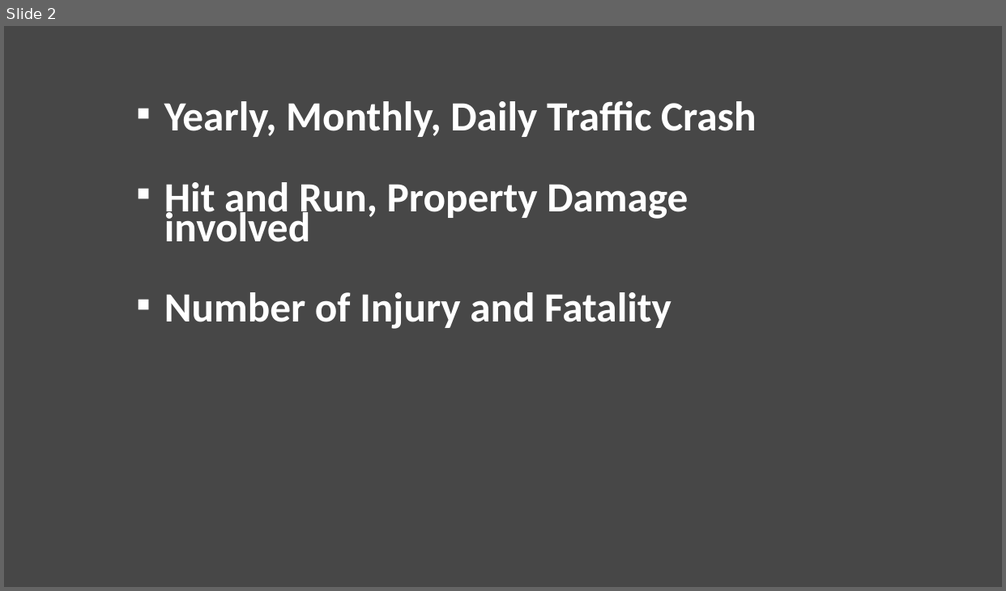
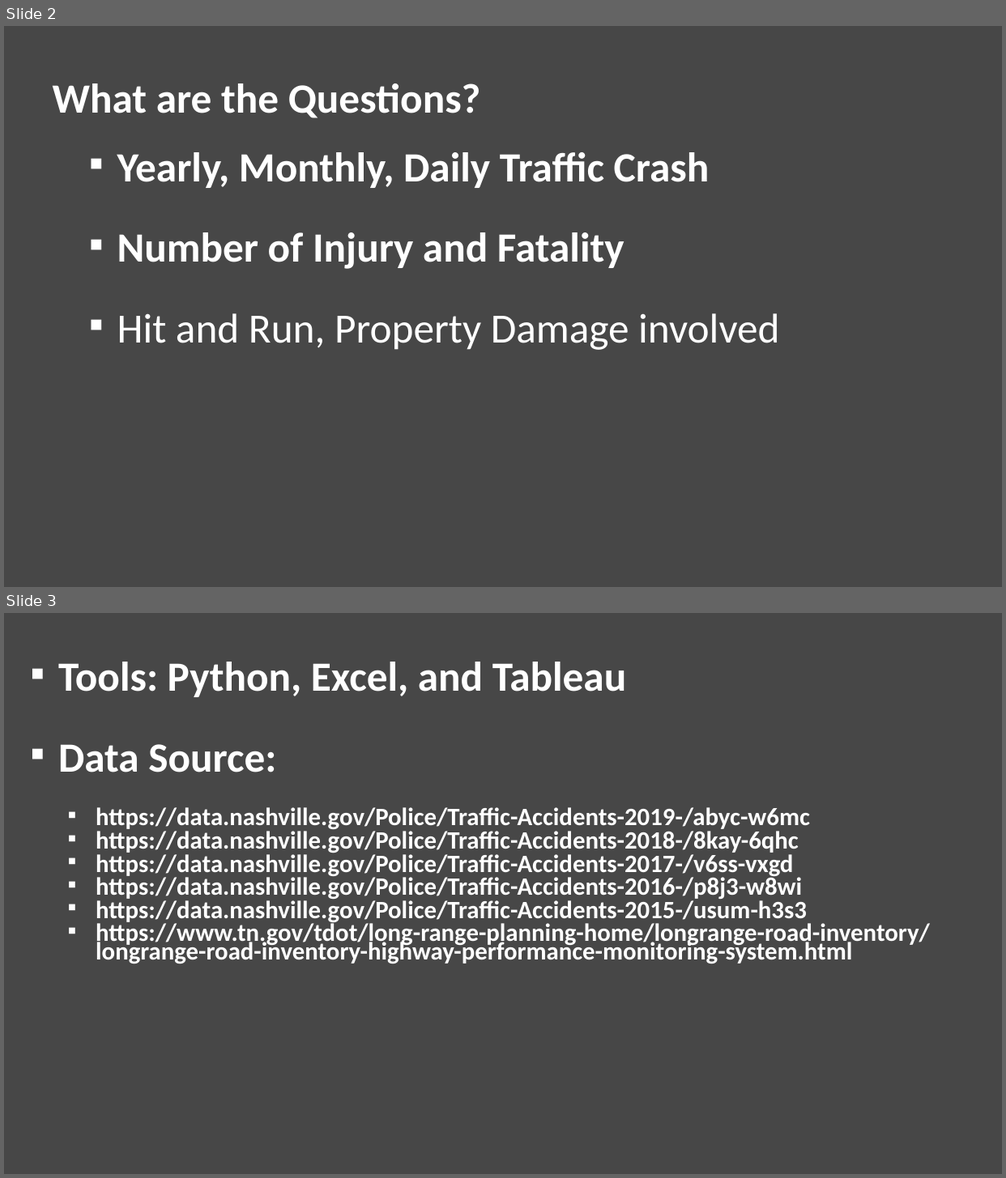
Before and after one commit to Kris-nge/Nashville-Davidson-County-Traffic, a slide deck: Capstone Project Presentation.pptx. Shown one above the other, each under a label of ours: slide 2 before the commit, slides 2 and 3 after it. The pictures are 1006x591 and 1006x1178 pixels, drawn with LibreOffice and Linux fonts; fonts in the diff are those of the drawing. Boxes give left, top, right and bottom in pixels: in the first picture for what was removed or moved away, otherwise in the second. Text is boxed around its words. In the diff, an @@ line names an element or a change of style, - is before the commit and + after.

```diff
--- a/Capstone Project Presentation.pptx
+++ b/Capstone Project Presentation.pptx
@@ slide 3 added at bbox=[4, 613, 1002, 1174], background #474747 @@
@@ subtitle added at bbox=[58, 662, 930, 964], 24 pt, text #FFFFFF, bold @@
+▪ Tools: Python, Excel, and Tableau
+▪ Data Source:
+  ▪ https://data.nashville.gov/Police/Traffic-Accidents-2019-/abyc-w6mc
+  ▪ https://data.nashville.gov/Police/Traffic-Accidents-2018-/8kay-6qhc
+  ▪ https://data.nashville.gov/Police/Traffic-Accidents-2017-/v6ss-vxgd
+  ▪ https://data.nashville.gov/Police/Traffic-Accidents-2016-/p8j3-w8wi
+  ▪ https://data.nashville.gov/Police/Traffic-Accidents-2015-/usum-h3s3
+  ▪ https://www.tn.gov/tdot/long-range-planning-home/longrange-road-inventory/longrange-road-inventory-highway-performance-monitoring-system.html
@@ slide 2 changed as well @@
@@ text added at bbox=[53, 84, 481, 118], 40 pt, text #FFFFFF, bold @@
+What are the Questions?
@@ subtitle "Yearly, Monthly, Daily Traffic Crash": place and size @@
-subtitle "Yearly, Monthly, Daily Traffic Crash" at bbox=[164, 101, 756, 329]
+subtitle "Yearly, Monthly, Daily Traffic Crash" at bbox=[117, 152, 779, 350]
@@ subtitle at bbox=[117, 233, 624, 269]: paragraph added @@
+▪ Number of Injury and Fatality
@@ subtitle at bbox=[164, 292, 671, 329]: paragraph removed @@
-▪ Number of Injury and Fatality
@@ subtitle at bbox=[117, 314, 779, 350]: bold off in "Hit and Run, Property Damage involved" @@
```
Also in this commit, not shown: 1 other slide changed, 3 other files.
